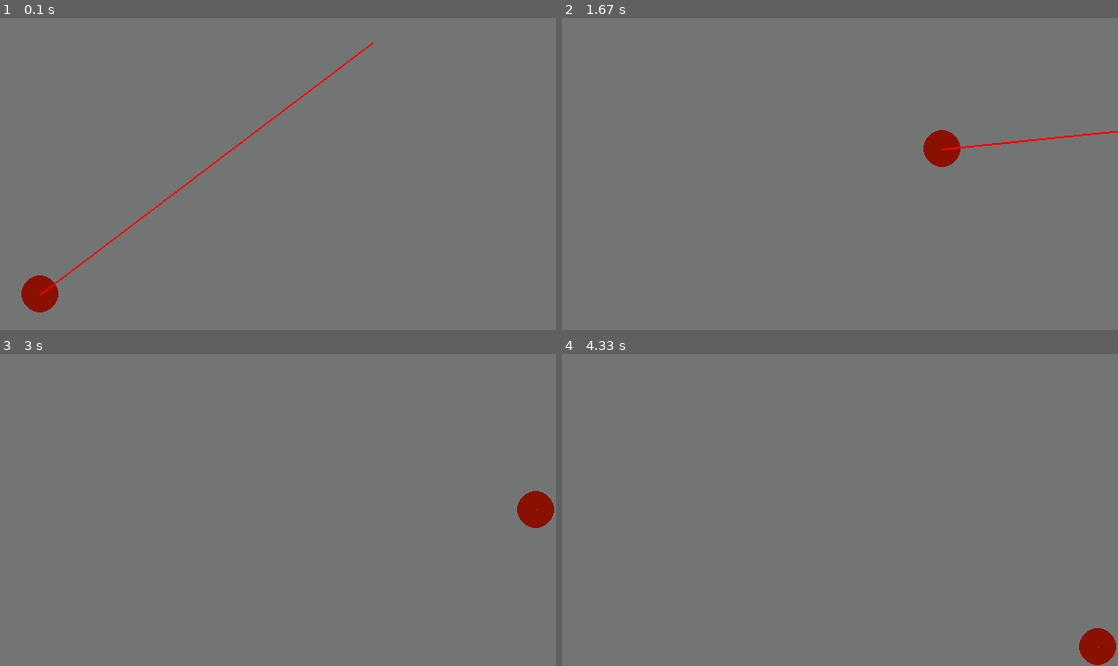
Above: before the commit, frames 1-4 (two rows, left to right).
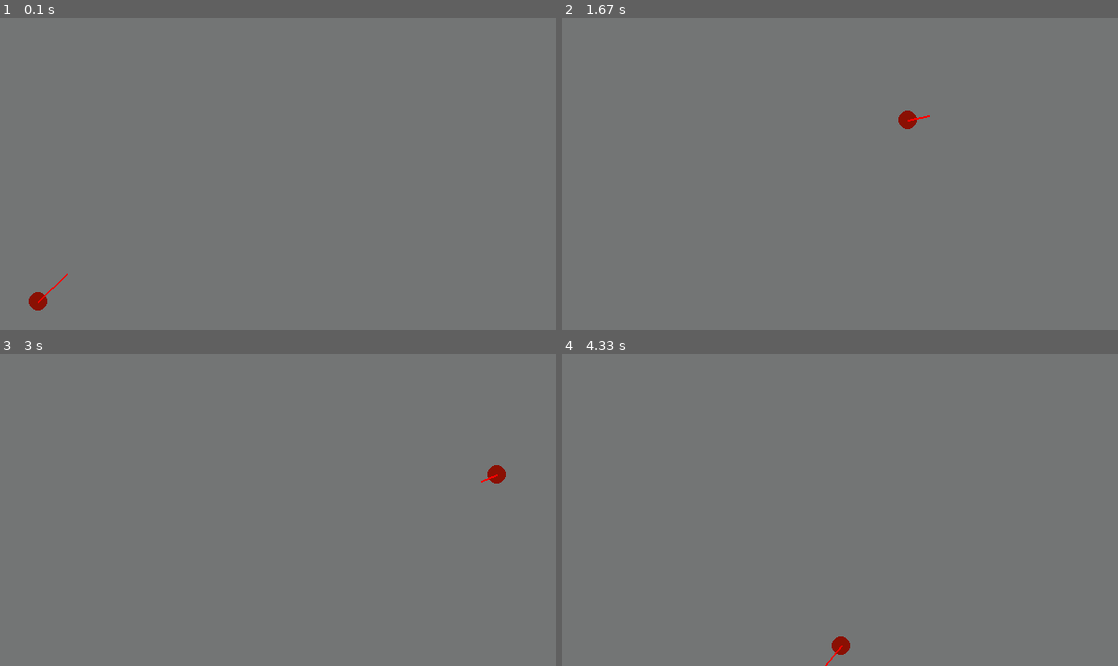
Above: after the commit, the same moments.

Repository: heterhum/Tout-mes-projet-python
Game: pygame game, started from physic.py
The game is run twice, just before and just after one commit, with the same random seed, the same clock (stepped at 60 frames per second) and the same inputs.
Inputs:
- Up to frame 1 (0.1 s): no input
- Up to frame 2 (1.67 s): no input
- Up to frame 3 (3 s): no input
- Up to frame 4 (4.33 s): no input

The runs differ from the first frame. In frame 1, 0.8% of the frame differs, in the area x 3-68%, y 7-95%; in frame 2, 0.9%, in the area x 60-100%, y 29-48%; in frame 3, 0.8%; in frame 4, 0.8%.

Commit message:
dont boing boing

Diff:
--- a/physic.py
+++ b/physic.py
@@ -6,8 +6,8 @@
 pixel_to_m=10
 WIDTH, HEIGHT = 600, 400
 N=50
-TAILLEX = WIDTH // N
-TAILLEY = HEIGHT // N
+TAILLEX = (WIDTH // N)+1
+TAILLEY = (HEIGHT // N)+1
 
 grille=[[0 for x in range(TAILLEX)] for y in range(TAILLEY)]
 screen = pygame.display.set_mode((WIDTH, HEIGHT))
@@ -47,6 +47,27 @@
         xy=self.Vcalc(norme,NewVector,x,y)
         return xy[0],xy[1],norme,NewVector
 
+    def norme(self,vect):
+        return np.sqrt(vect[0]**2+vect[1]**2)
+    def Vnormale(self,vect,norme):
+        if norme!=0:
+            return (vect[0]/norme,vect[1]/norme)
+        return (0,0)
+
+    def Collimur(self,obj1,obj2): #obj1 colisionneur, obj2 mur
+        Vnorm=obj2.vnorm
+        dot=np.dot(obj1.Vdirector,Vnorm)*2
+        tosou=(dot*Vnorm[0],dot*Vnorm[1])
+        NewV=(obj1.Vdirector[0]-tosou[0],obj1.Vdirector[1]-tosou[1])
+
+        norme=self.norme(NewV)
+        NewV=self.Vnormale(NewV,norme)
+
+        obj1.update(velocity=obj1.coefResti*obj1.velocity,Vdirector=NewV)
+        newxy=self.gravVcalc(obj1)
+        return newxy
+
+
     def collision(self,obj1,obj2): #obj1 colisionneur, obj2 colisionné et cercle
         Ngrav1=self.gravVcalc(obj1)
         Ngrav2=self.gravVcalc(obj2)
@@ -64,22 +85,23 @@
         norme=np.sqrt(Nvector[0]**2+Nvector[1]**2)
         v=np.sqrt(norme/(1/2*m1))
         obj1.update(velocity=v,Vdirector=(Nvector[0]/norme,Nvector[1]/norme))
-        return
-
+        return #retourne vecteur directeur et vitesse
 
 
 class circle():
-    def __init__(self, x, y, r):
+    def __init__(self, x, y, r,objet):
         self.x = x
         self.y = y
         self.r = r
         self._velocity=0 # m/s
         self._masse=1 # kg
-        self.rebond=100
+        self.coefResti=0.83 #0.83
         self._Ecin=(1/2)*self.masse*self.velocity**2
         self.Vdirector=(1,0)
-        self.objectsclass=objects()
+        self.objectsclass=objet
         self.physic=Physic()
+        self.boxPosPrec=[]
+        self.updateBox()
 
     def update_Ecin(self):
         self._Ecin = 0.5 * self._masse * (self._velocity ** 2)
@@ -110,9 +132,10 @@
         pygame.draw.circle(screen, (138, 16, 3), (self.x, self.y), self.r)
         return
     def drawVector(self): #a refaire
-        pygame.draw.line(screen, (255,0,0), (self.x,self.y), (self.x+(self.Ecin*self.Vdirector[0]),self.y-(self.Ecin*self.Vdirector[1])), width=2)
-
-    def update(self,x=None,y=None,r=None,velocity=None,rebond=None,masse=None,Vdirector=None):
+        pygame.draw.line(screen, (255,0,0), (self.x,self.y), (self.x+(self.Ecin*self.Vdirector[0]/10),self.y-(self.Ecin*self.Vdirector[1]/10)), width=2)
+        return
+
+    def update(self,x=None,y=None,r=None,velocity=None,coefResti=None,masse=None,Vdirector=None):
         if x is not None:
             self.x=x
         if y is not None:
@@ -121,18 +144,15 @@
             self.r=r
         if velocity is not None:
             self.velocity=velocity
-        if rebond is not None:
-            self.rebond=rebond
+        if coefResti is not None:
+            self.coefResti=coefResti
         if masse is not None:
             self.masse=masse
         if Vdirector is not None:
             self.Vdirector=Vdirector
         return
 
-    def getParam(self):
-        return (self.x, self.y,self.r)
-
-    def updateBox(self):
+    def updateBox(self): #donne toute les cases occupées par le cercle
         rightTo=int((self.x+self.r)//N)
         leftTo=int((self.x-self.r)//N)
         topTo=int((self.y-self.r)//N)
@@ -141,32 +161,113 @@
         lSend=[]
         for y in range(topTo,botTo+1):
             for x in range(leftTo,rightTo+1):
-                check=self.objectsclass.addContainer(self,x,y)
-                if check:
-                    grille[y][x]=1
-                    lSend.append((x,y))
-        self.objectsclass.updateContainer(self,lSend)
+                lSend.append((x,y))
+                self.objectsclass.addContainer(self,x,y)
+
+        if self.boxPosPrec != []:
+                for i in self.boxPosPrec:
+                    if i not in lSend:
+                        self.objectsclass.delContainer(id(self),i[0],i[1])
+                        grille[i[1]][i[0]]=0
+        self.boxPosPrec=lSend
         return
 
     def moove(self):
+        u=self.objectsclass.checkColli(self)
+
         newxy=self.physic.gravVcalc(self)
         x=newxy[0]
         y=newxy[1]
-        self._velocity=newxy[2]
+        self.velocity=newxy[2]
         self.Vdirector=newxy[3]
-        if 0<=x+self.r<=WIDTH and 0<=y+self.r<=HEIGHT and 0<=x-self.r<=WIDTH and 0<=y-self.r<=HEIGHT:
+        if u != []:
+            for i in u:
+                uh=self.objectsclass.objectmap[i]
+                if type(uh) == mur:
+
+                    if not (0<=self.x+self.r<=WIDTH and 0<=self.y+self.r<=HEIGHT and 0<=self.x-self.r<=WIDTH and 0<=self.y-self.r<=HEIGHT):
+                        newxy=self.physic.Collimur(self,uh)
+                        self.x=newxy[0]
+                        self.y=newxy[1]
+                    else:
+                        self.x=x
+                        self.y=y
+
+
+                elif type(uh) == circle:
+                    pass
+                    #self.physic.collision(self,uh) #TO DO
+                else:
+
+                    self.x=x
+                    self.y=y
+
+        else:
+
             self.x=x
             self.y=y
-        else:
-            self.update(velocity=0,Vdirector=(0,0))
+
+        #if 0<=x+self.r<=WIDTH and 0<=y+self.r<=HEIGHT and 0<=x-self.r<=WIDTH and 0<=y-self.r<=HEIGHT:
+        #    self.x=x
+        #    self.y=y
+        #
+        #else: #a tapé mur
+ #
+        #
+        #    self.boxPosPrec
+        #    self.update(velocity=self.coefResti*self.velocity,Vdirector=(0,0))
+        return
+
+class mur():
+    def __init__(self, d):
+        self.d = d
+        self.vnorm=self.getVector()
+
+    def getVector(self):
+        if self.d == "droite":
+            return (-1,0)
+        if self.d == "gauche":
+            return (1,0)
+        if self.d == "haut":
+            return (0,-1)
+        if self.d == "bas":
+            return (0,1)
+
+    def moove(self):
+        return
+    def draw(self):
+        return
+    def drawVector(self):
+        return
+    def update(self):
+        return
+    def updateBox(self):
         return
 
 
 class objects():
     def __init__(self):
-        self.objectmap={}
-        self.container=[[[] for x in range(TAILLEX)] for y in range(TAILLEY)]
+        self.objectmap={} #liste des objets présents
+        self.container=[[[] for x in range(TAILLEX)] for y in range(TAILLEY)] #liste des objet dans chaque boite
         self.traceList=[]
+        self.placemur()
+
+    def placemur(self):
+        droite=mur("droite")
+        gauche=mur("gauche")
+        haut=mur("haut")
+        bas=mur("bas")
+        self.addObject(droite)
+        self.addObject(gauche)
+        self.addObject(haut)
+        self.addObject(bas)
+        for y in range(TAILLEY):
+            self.container[y][0].append(id(gauche))
+            self.container[y][-1].append(id(droite))
+        for x in range(TAILLEX):
+            self.container[0][x].append(id(haut))
+            self.container[-1][x].append(id(bas))
+        return
 
     def addObject(self,obj):
         self.objectmap[id(obj)]=obj
@@ -182,8 +283,8 @@
             return True
         return False
 
-    def delContainer(self,obj,x,y):
-        self.container[y][x].remove(id(obj))
+    def delContainer(self,objid,x,y):
+        self.container[y][x].remove(objid)
         return
 
     def trace(self,obj):
@@ -200,13 +301,20 @@
         for i in self.objectmap.values():
             i.updateBox()
 
-    def updateContainer(self,obj,Lcheck):
-        ide=id(obj)
-        for y in range(TAILLEY):
-            for x in range(TAILLEX):
-                if ide in self.container[y][x] and (x,y) not in Lcheck:
-                    self.delContainer(obj,x,y)
-                    grille[y][x]=0
+    def movveAll(self):
+        for i in self.objectmap.values():
+            i.moove()
+        return
+
+    def checkColli(self,obj):
+        toCollide=[]
+        for i in obj.boxPosPrec:
+            c=self.container[i[1]][i[0]]
+            for j in c:
+                if j != id(obj) and j not in toCollide:
+                    toCollide.append(j)
+
+        return toCollide
 
 def dess(grille):
     for y in range(TAILLEY):
@@ -218,9 +326,12 @@
     return
 
 Objects=objects()
-c=circle(20,380,20)
+c=circle(20,390,10,Objects)
+#c1=circle(500,390,10)
 Objects.addObject(c)
-c.update(velocity=30,Vdirector=(1/np.sqrt(1+0.8**2),0.8/np.sqrt(1+0.8**2)))
+#Objects.addObject(c1)
+c.update(velocity=30,Vdirector=(1/np.sqrt(1**2+1**2),1/np.sqrt(1**2+1**2)))
+#c1.update(velocity=40,Vdirector=(-1/np.sqrt(1**2+1**2),1/np.sqrt(1**2+1**2)))
 
 while running:
     screen.fill((115, 117, 117))
@@ -228,12 +339,13 @@
     for event in pygame.event.get():
         if event.type == pygame.QUIT:
             running=False
-        if event.type == pygame.KEYDOWN:
-            if event.key==pygame.K_UP:
-                c.update(0,-N,0)
-    c.moove()
+        #if event.type == pygame.KEYDOWN:
+        #    if event.key==pygame.K_UP:
+        #        c.update(0,-N,0)
+    Objects.movveAll()
+    Objects.updateallBox()
     Objects.paintall()
-    Objects.updateallBox()
+
     #for i in Objects.traceList:
     #    pygame.draw.circle(screen, (0, 0, 255), (int(i[0]), int(i[1])), 2)
     pygame.display.update()
